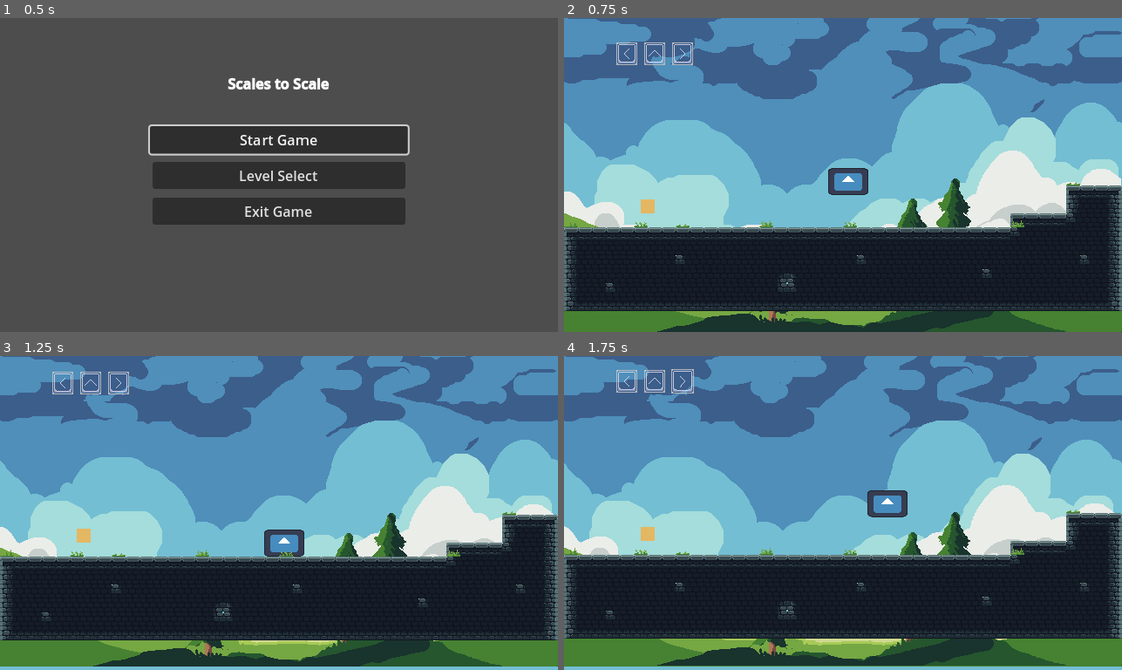
Above: before the commit, frames 1-4 (two rows, left to right).
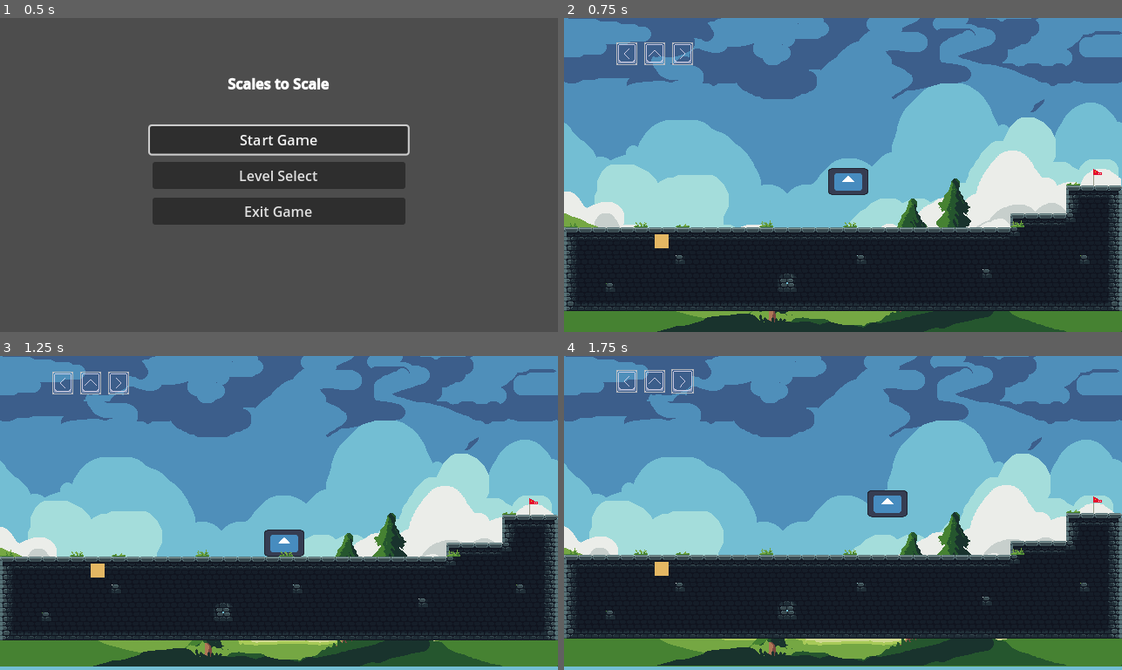
Above: after the commit, the same moments.

Repository: Robocraft999/ScalesToScale
Game: Godot game, scene res://scenes/root.tscn
The game is run twice, just before and just after one commit, with the same random seed, the same clock (stepped at 60 frames per second) and the same inputs. The engine's default icon, where the game draws it, is replaced by a stand-in: a white triangle on a blue panel in a dark square.
Inputs (mouse positions are in pixels of both pictures, inside the frame that each line leads up to):
- Up to frame 1 (0.5 s): no input
- Up to frame 2 (0.75 s): click "Start Game" at 0.5 s
- Up to frame 3 (1.25 s): no input
- Up to frame 4 (1.75 s): tap Enter at 1.25 s; move the mouse to (965, 497) at 1.27 s; hold D (move_right) from 1.28 s (still down); hold Space (dash) from 1.28 s (still down); click (965, 497) at 1.42 s; tap Up (jump) at 1.52 s

Frame 1 is identical in both runs. In frame 2, 0.2% of the frame differs, in the area x 13-97%, y 48-74%; in frame 3, 0.2%, in the area x 13-97%, y 45-71%; in frame 4, 0.2%.

Commit message:
Fixed DragonFlag position

Diff:
--- a/scenes/levels/level_1.tscn
+++ b/scenes/levels/level_1.tscn
@@ -67,6 +67,8 @@
 "enter_animation": SubResource("Animation_gymx7")
 }
 
+[sub_resource type="Curve2D" id="Curve2D_gu137"]
+
 [node name="Level 1" type="Node2D"]
 script = ExtResource("1_0rqyx")
 
@@ -114,3 +116,8 @@
 
 [node name="ShakerAnimator" type="Node" parent="."]
 script = ExtResource("9_3uocr")
+
+[node name="RescuePath" type="Path2D" parent="."]
+curve = SubResource("Curve2D_gu137")
+
+[node name="PathFollow2D" type="PathFollow2D" parent="RescuePath"]
--- a/scenes/levels/tutorial_0.tscn
+++ b/scenes/levels/tutorial_0.tscn
@@ -110,7 +110,7 @@
 [node name="ParallaxBackground" parent="." instance=ExtResource("12_ucxvc")]
 
 [node name="DragonFlag" parent="." instance=ExtResource("2_2k8pp")]
-position = Vector2(608, 216)
+position = Vector2(606, 184)
 
 [node name="RightKeyCap" type="Sprite2D" parent="."]
 position = Vector2(136, 40)
@@ -170,7 +170,7 @@
 autoplay = "Tutorial0"
 
 [node name="Collectible" type="Area2D" parent="." node_paths=PackedStringArray("type")]
-position = Vector2(96, 216)
+position = Vector2(112, 256)
 collision_mask = 2
 script = ExtResource("9_ofmtq")
 type = NodePath("..")
Not shown: 1 places in scenes/levels/level_1.tscn that only renumber resources
Not shown: 1 places in scenes/test.tscn that only renumber resources
